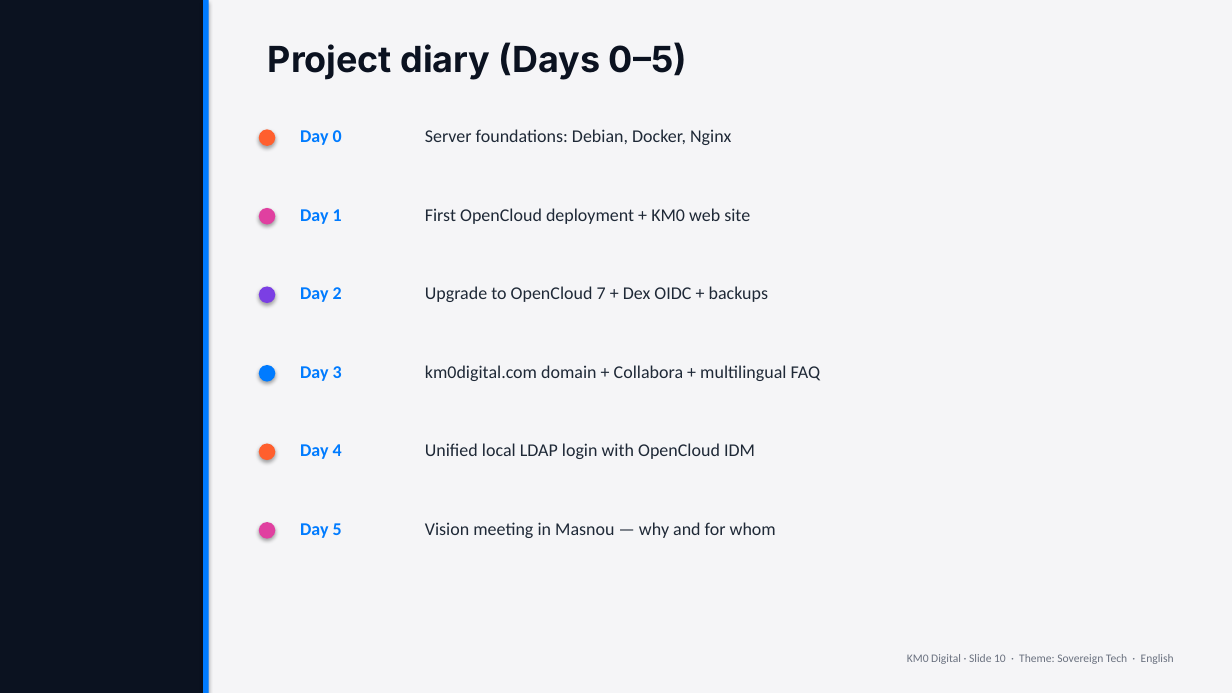
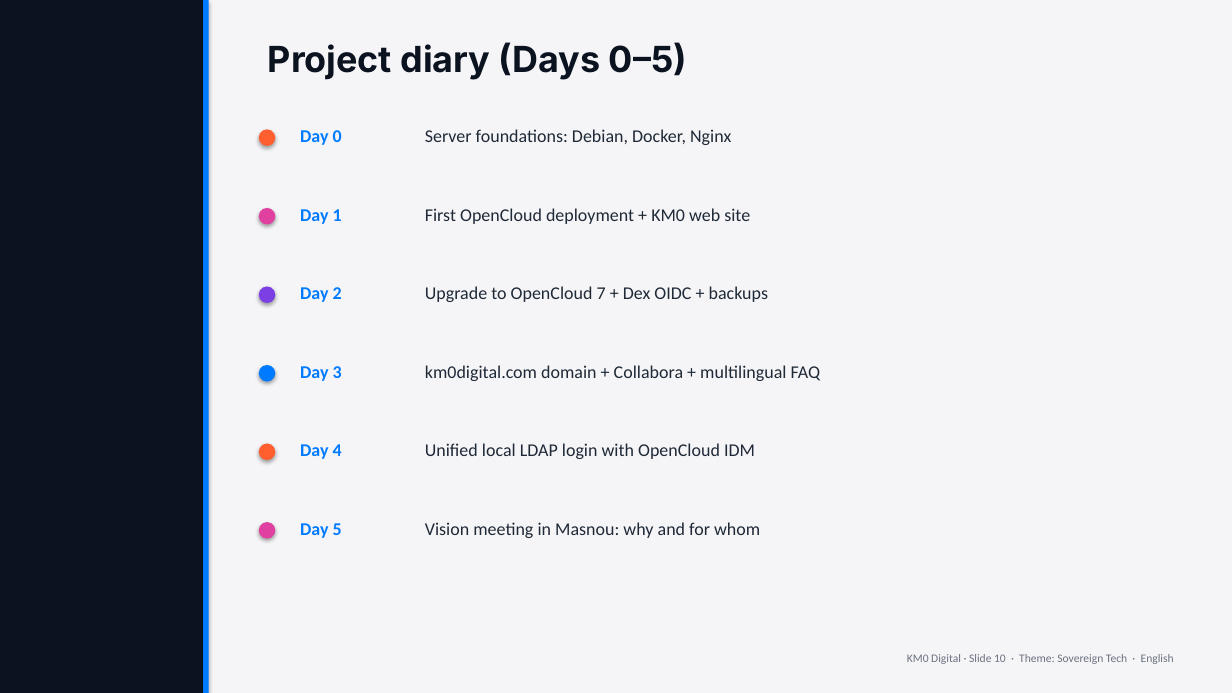
Before and after one commit to AMVARA-CONSULTING/km0-web, a slide deck: slide 10 of presentations/KM0-Sovereign-Tech-EN.pptx. Drawn at 1232x693 pixels with LibreOffice and Linux fonts; fonts in the diff are those of the drawing. Boxes give left, top, right and bottom in pixels: in the first picture for what was removed or moved away, otherwise in the second. Text is boxed around its words. In the diff, an @@ line names an element or a change of style, - is before the commit and + after.

```diff
--- a/presentations/KM0-Sovereign-Tech-EN.pptx
+++ b/presentations/KM0-Sovereign-Tech-EN.pptx
@@ text at [425, 522, 760, 538]: text changed @@
-Vision meeting in Masnou — why and for whom
+Vision meeting in Masnou: why and for whom
```
Also in this commit, not shown: 5 other slides changed, 41 other files.
